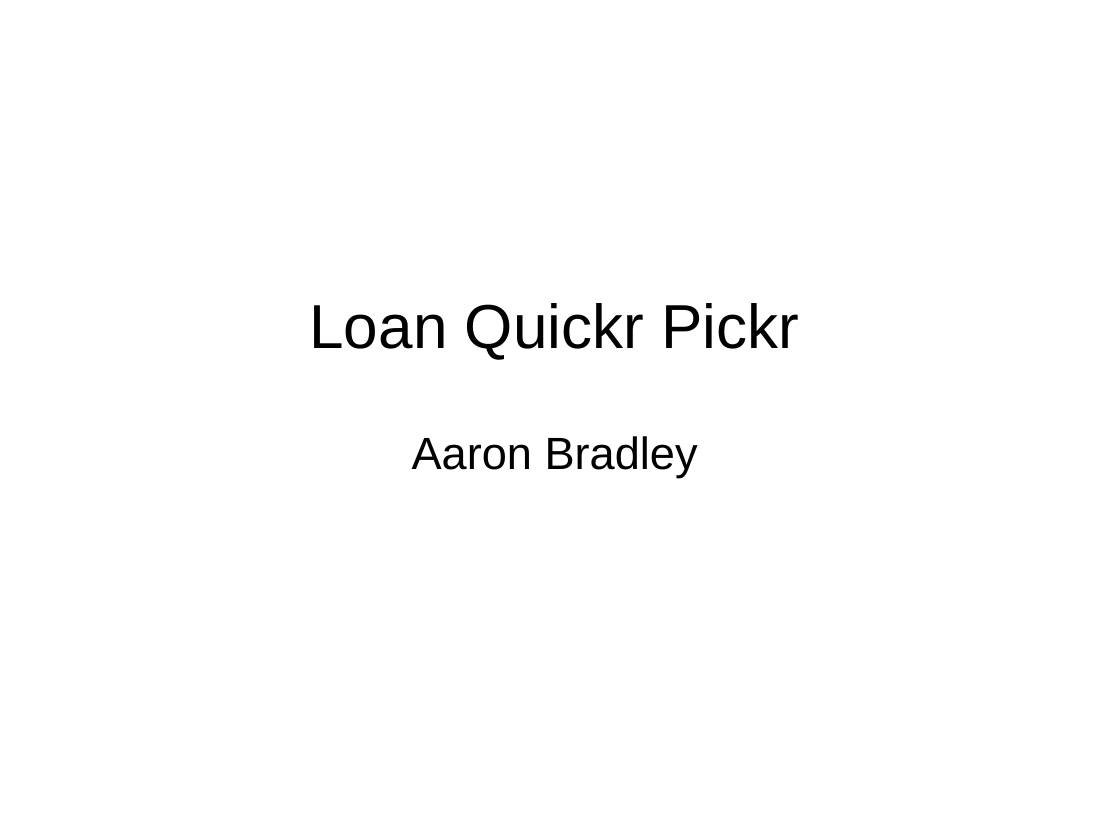
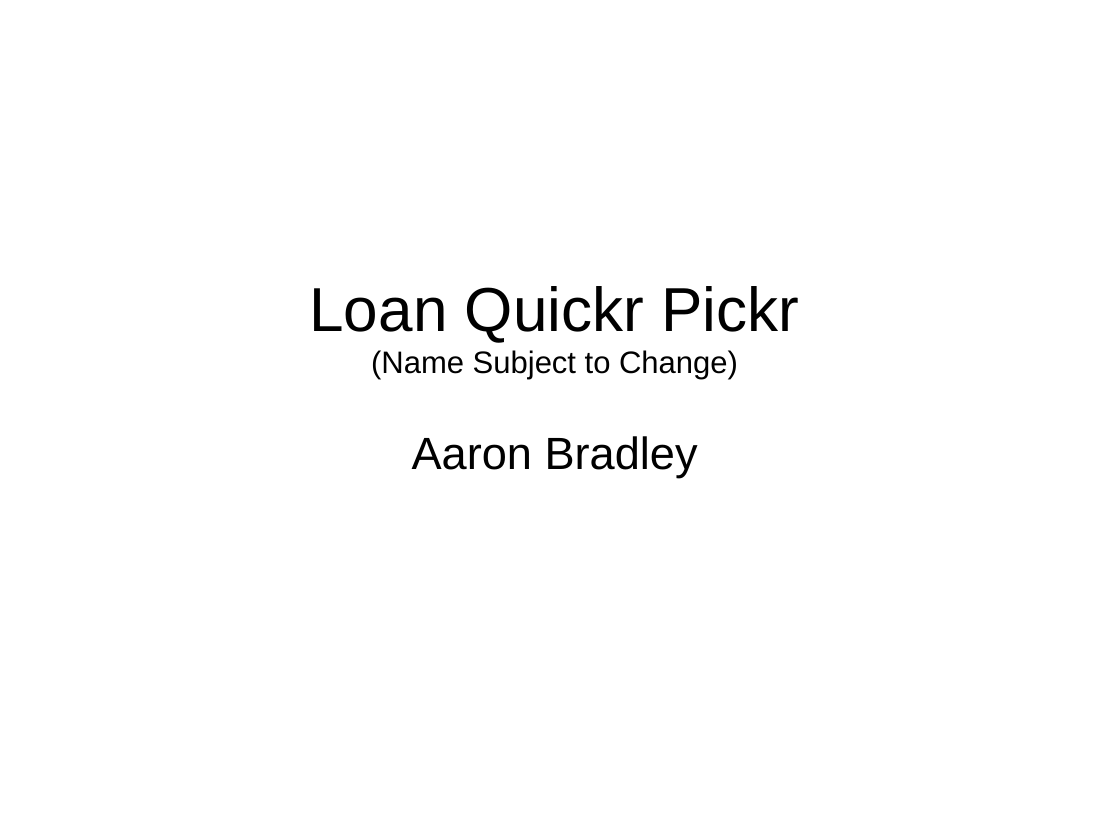
Before and after one commit to abradle2/LendingLounge, a slide deck: slide 1 of presentations/Bradley_week1.ppt. Drawn at 1120x840 pixels with LibreOffice and Linux fonts; fonts in the diff are those of the drawing. Boxes give left, top, right and bottom in pixels: in the first picture for what was removed or moved away, otherwise in the second. Text is boxed around its words. In the diff, an @@ line names an element or a change of style, - is before the commit and + after.

```diff
--- a/presentations/Bradley_week1.ppt
+++ b/presentations/Bradley_week1.ppt
@@ title at [309, 286, 799, 379]: text changed; size 44 to 22 pt @@
-Loan Quickr Pickr
+Loan Quickr Pickr
+(Name Subject to Change)
```
Also in this commit, not shown: 1 other slide changed, 18 other files.
